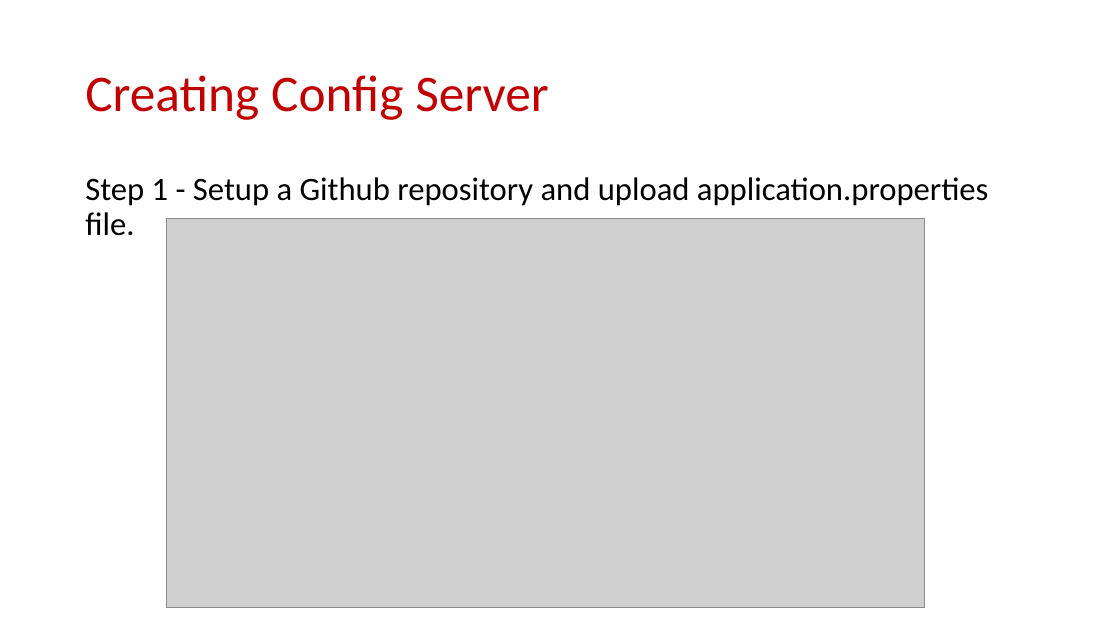
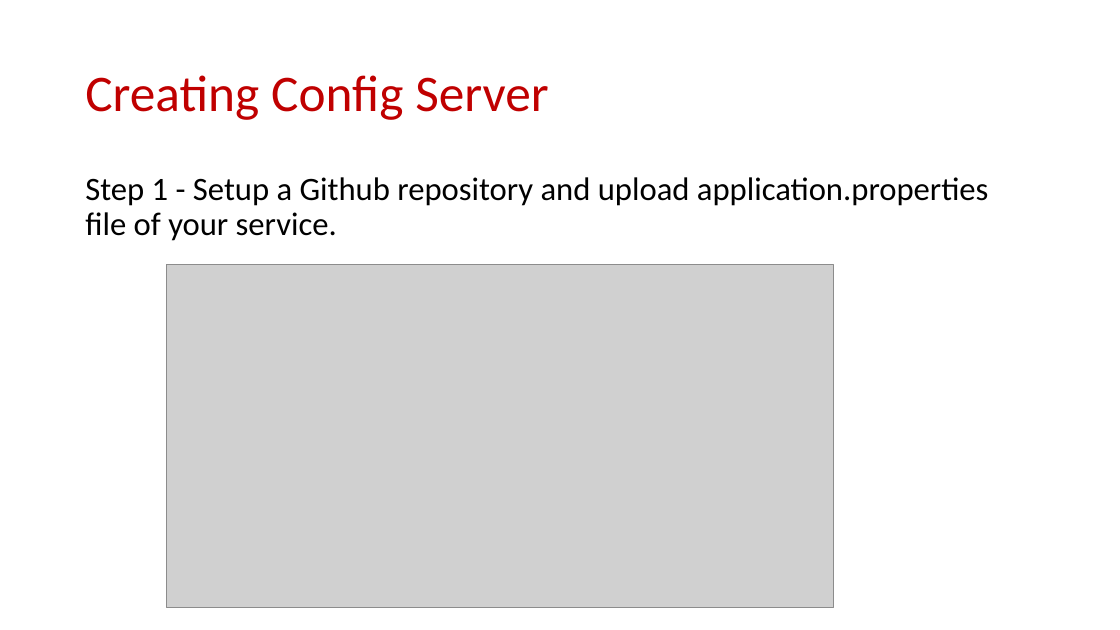
Before and after one commit to teamcryptic/spring-cloud-config-demo, a slide deck: slide 6 of Spring Cloud Config.pptx. Drawn at 1120x630 pixels with LibreOffice and Linux fonts; fonts in the diff are those of the drawing; grey boxes stand for pictures. Boxes give left, top, right and bottom in pixels: in the first picture for what was removed or moved away, otherwise in the second. Text is boxed around its words. In the diff, an @@ line names an element or a change of style, - is before the commit and + after.

Commit message:
PresentationSplingCLoudConfig

```diff
--- a/Spring Cloud Config.pptx
+++ b/Spring Cloud Config.pptx
@@ text at (85,177,989,241): text changed @@
-Step 1 - Setup a Github repository and upload application.properties file.
+Step 1 - Setup a Github repository and upload application.properties file of your service.
@@ picture: place and size @@
-picture at (166,218,924,608)
+picture at (166,265,833,607)
```
Also in this commit, not shown: 1 other slide changed, 3 slides added.
